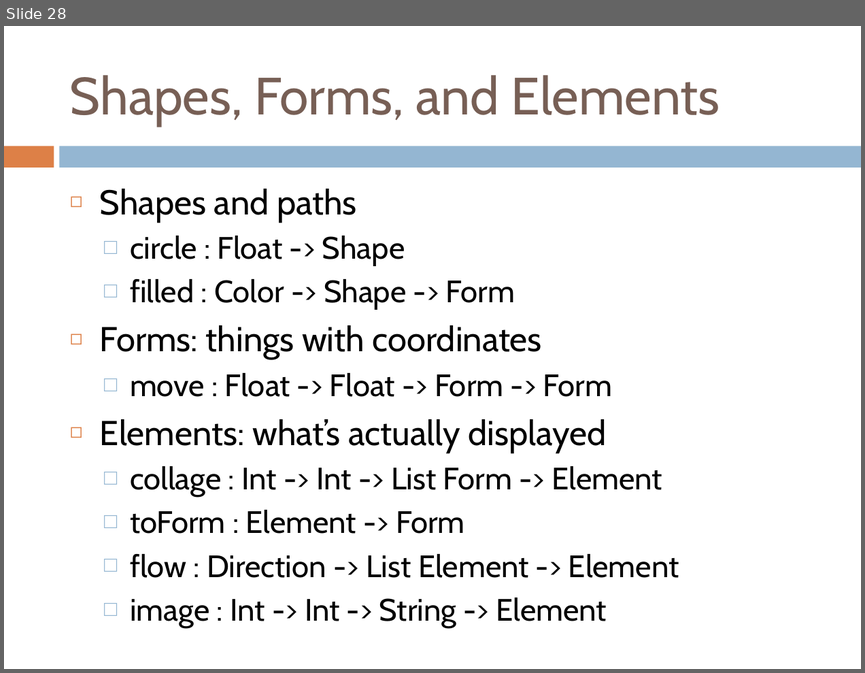
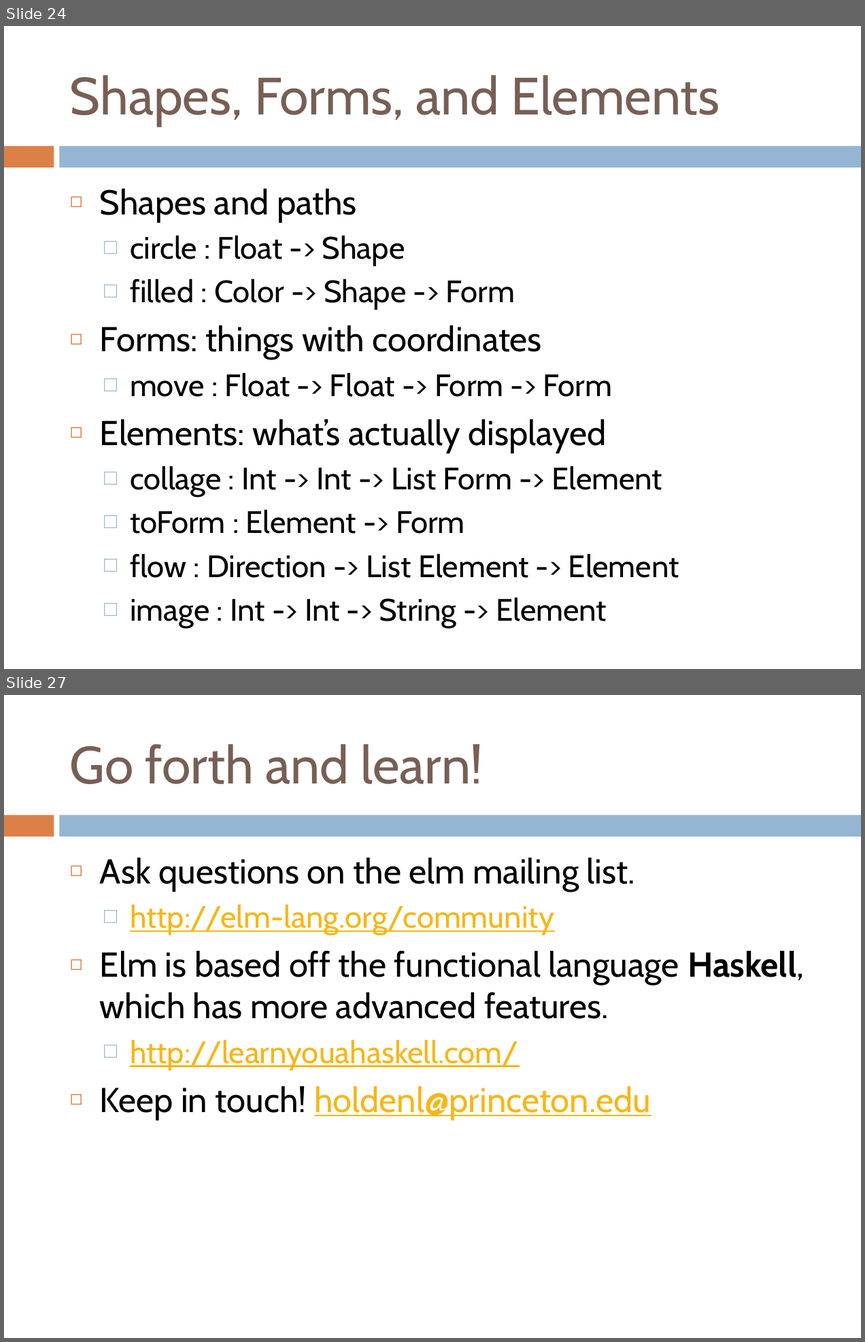
Before and after one commit to holdenlee/elm-class, a slide deck: lesson/Game Programming with Elm 2016.pptx. Shown one above the other, each under a label of ours: slide 28 before the commit, slides 24 and 27 after it; the slides between them are not shown. The pictures are 865x673 and 865x1342 pixels, drawn with LibreOffice and Linux fonts; fonts in the diff are those of the drawing. Boxes give left, top, right and bottom in pixels: in the first picture for what was removed or moved away, otherwise in the second. Text is boxed around its words. In the diff, an @@ line names an element or a change of style, - is before the commit and + after.

```diff
--- a/lesson/Game Programming with Elm 2016.pptx
+++ b/lesson/Game Programming with Elm 2016.pptx
@@ slide 27 added at <box>4,695,861,1338</box>, background #FFFFFF; not listed: 2 template elements that a slide beside it also shows @@
@@ title added at <box>70,744,483,784</box>, 44 pt, text #775F55 @@
+Go forth and learn!
@@ text added at <box>100,858,804,1119</box>, 29 pt, text #000000 @@
+◻ Ask questions on the elm mailing list.
+  □ http://elm-lang.org/community
+◻ Elm is based off the functional language Haskell, which has more advanced features.
+  □ http://learnyouahaskell.com/
+◻ Keep in touch! holdenl@princeton.edu
@@ what was slide 28 is now slide 24 @@
```
Also in this commit, not shown: 5 slides changed, 1 other slide added, 5 slides removed, 1 other file.
